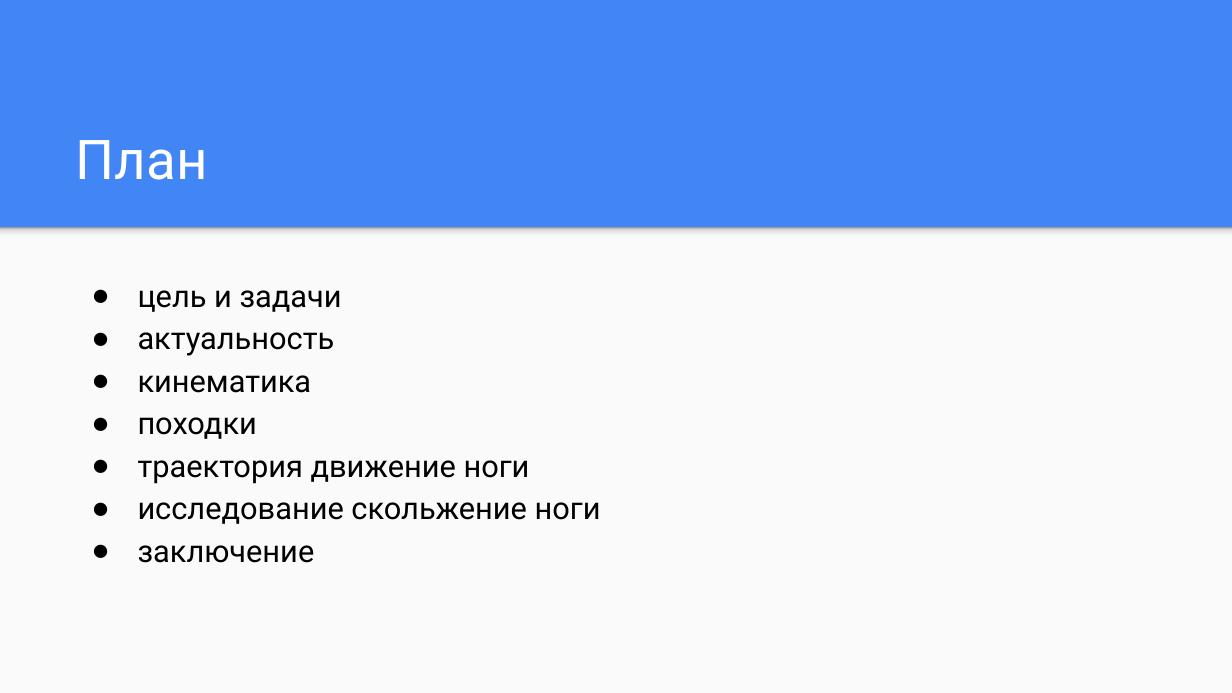
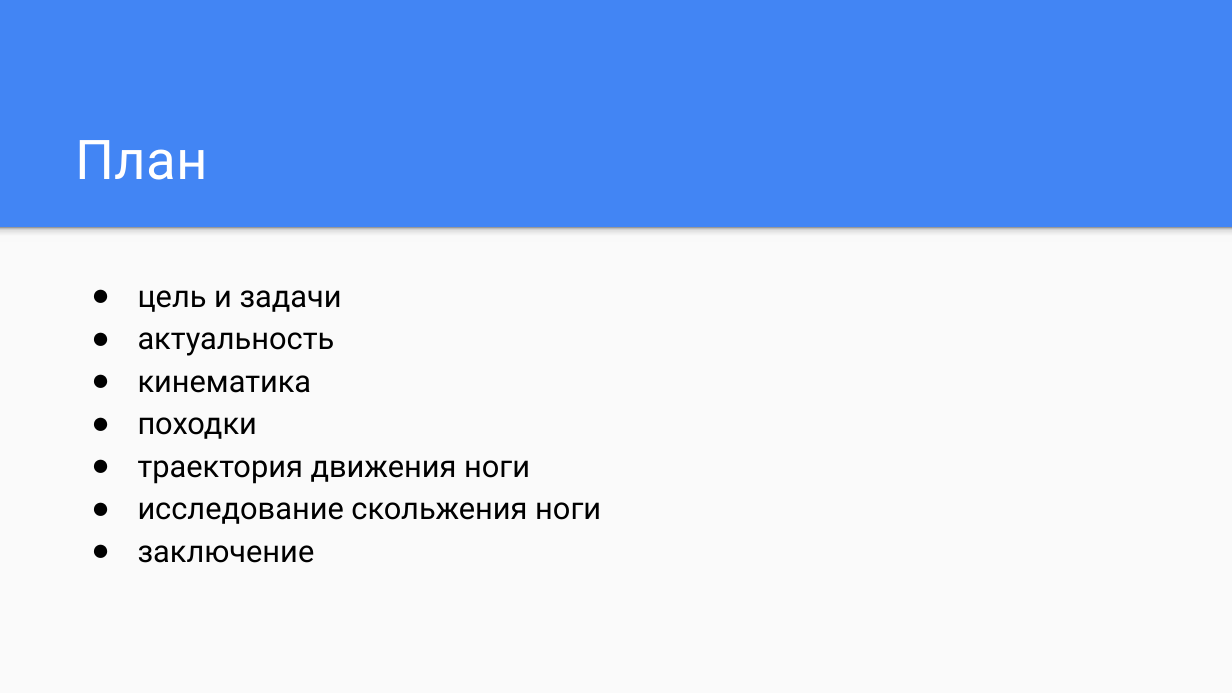
Before and after one commit to arkdchst/kiber, a slide deck: slide 2 of sem_2/spiderpi-pres-3.pptx. Drawn at 1232x693 pixels with LibreOffice and Linux fonts; fonts in the diff are those of the drawing. Boxes give left, top, right and bottom in pixels: in the first picture for what was removed or moved away, otherwise in the second. Text is boxed around its words. In the diff, an @@ line names an element or a change of style, - is before the commit and + after.

Commit message:
presentation 3 typo fixed

```diff
--- a/sem_2/spiderpi-pres-3.pptx
+++ b/sem_2/spiderpi-pres-3.pptx
@@ text at box(138, 460, 601, 524): text changed @@
-● траектория движение ноги
-● исследование скольжение ноги
+● траектория движения ноги
+● исследование скольжения ноги
```
